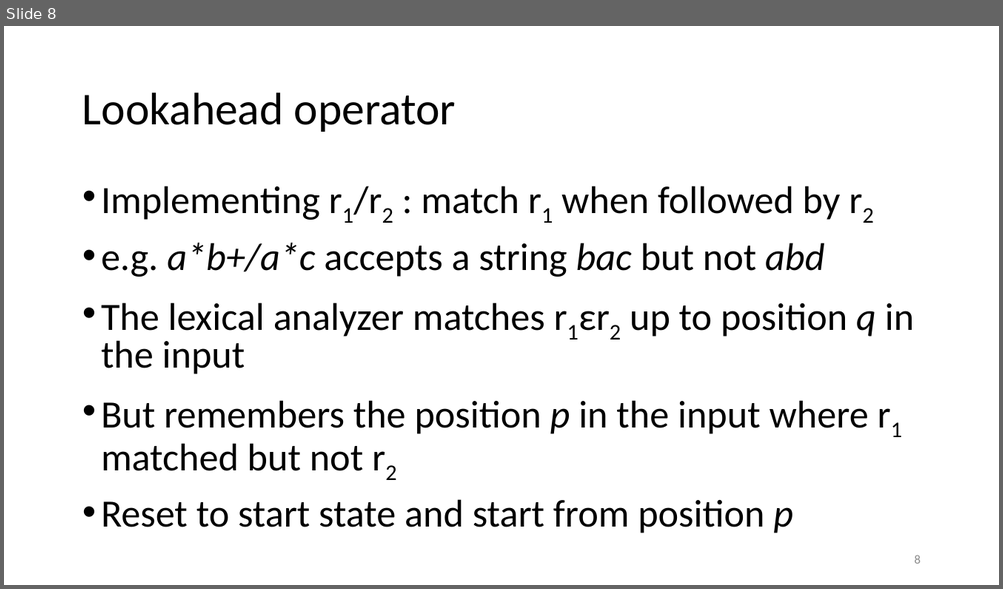
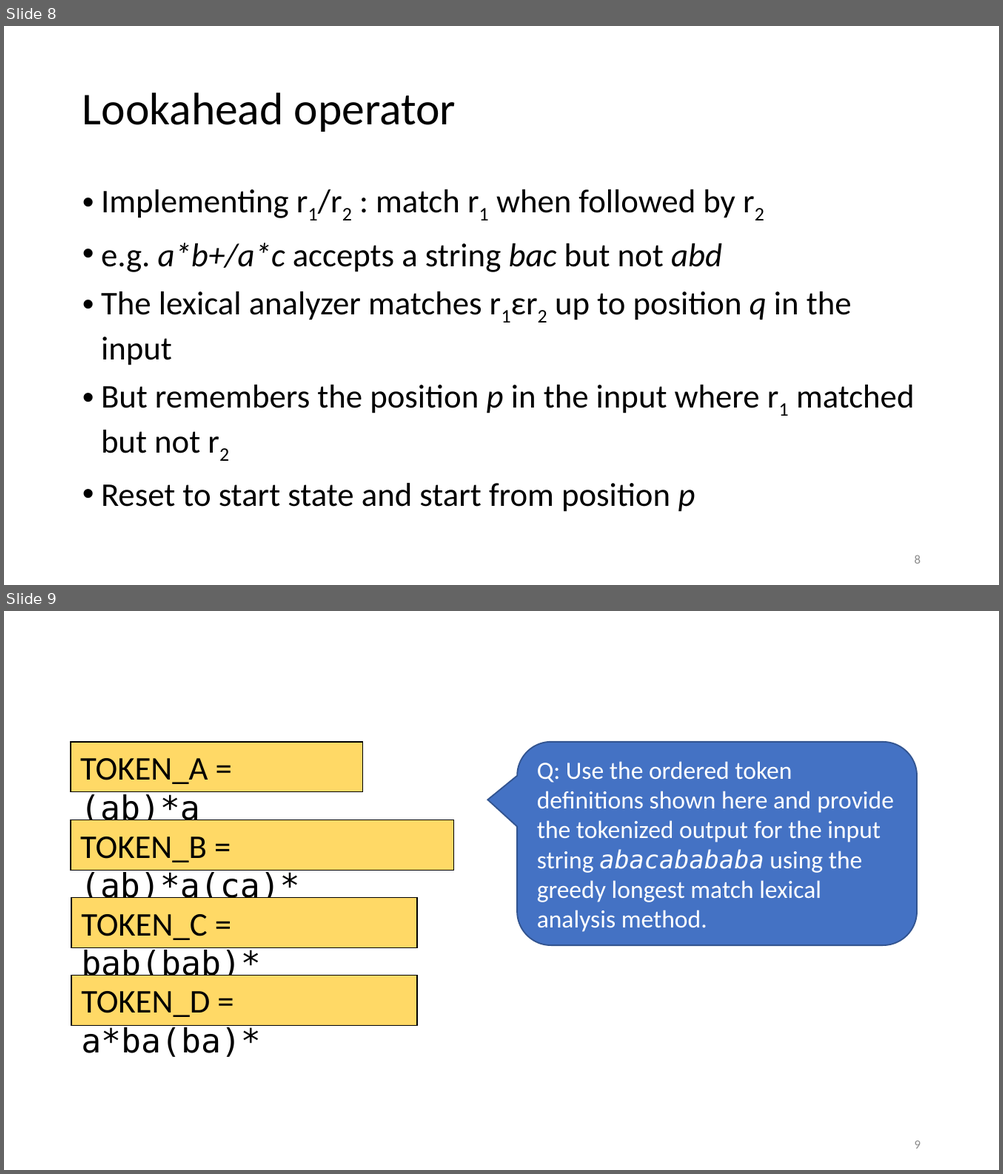
Before and after one commit to anoopsarkar/compilers-class, a slide deck: assets/ppt/lex/lex8-lexical-analyzer.pptx. Shown one above the other, each under a label of ours: slide 8 before the commit, slides 8 and 9 after it. The pictures are 1003x589 and 1003x1174 pixels, drawn with LibreOffice and Linux fonts; fonts in the diff are those of the drawing. Boxes give left, top, right and bottom in pixels: in the first picture for what was removed or moved away, otherwise in the second. Text is boxed around its words. In the diff, an @@ line names an element or a change of style, - is before the commit and + after.

```diff
--- a/assets/ppt/lex/lex8-lexical-analyzer.pptx
+++ b/assets/ppt/lex/lex8-lexical-analyzer.pptx
@@ slide 9 added at <box>4,611,999,1170</box>, background #FFFFFF @@
@@ rectangle added at <box>71,742,362,792</box>, fill #FFD966, outline #000000 0.75 pt, 24 pt, text #000000 @@
+TOKEN_A = (ab)*a
@@ rounded speech box added at <box>518,742,917,946</box>, fill #4472C4, outline #325491 1 pt, 18 pt, text #FFFFFF @@
+Q: Use the ordered token definitions shown here and provide the tokenized output for the input string abacabababa using the greedy longest match lexical analysis method.
@@ rectangle added at <box>71,820,453,869</box>, fill #FFD966, outline #000000 0.75 pt, 24 pt, text #000000 @@
+TOKEN_B = (ab)*a(ca)*
@@ rectangle added at <box>71,897,418,947</box>, fill #FFD966, outline #000000 0.75 pt, 24 pt, text #000000 @@
+TOKEN_C = bab(bab)*
@@ rectangle added at <box>71,976,418,1025</box>, fill #FFD966, outline #000000 0.75 pt, 24 pt, text #000000 @@
+TOKEN_D = a*ba(ba)*
@@ page number added at <box>914,1141,921,1149</box>, 9 pt, text #8C8C8C @@
+9
@@ slide 8 changed as well @@
@@ text "Implementing r1/r2 : match r1 ..." at <box>101,190,914,512</box>: size 28 to 24 pt; line spacing 0.8 to 1; less space between paragraphs @@
```
Also in this commit, not shown: 7 other slides changed, 3 other slides added, 1 slide removed, 6 other files.
